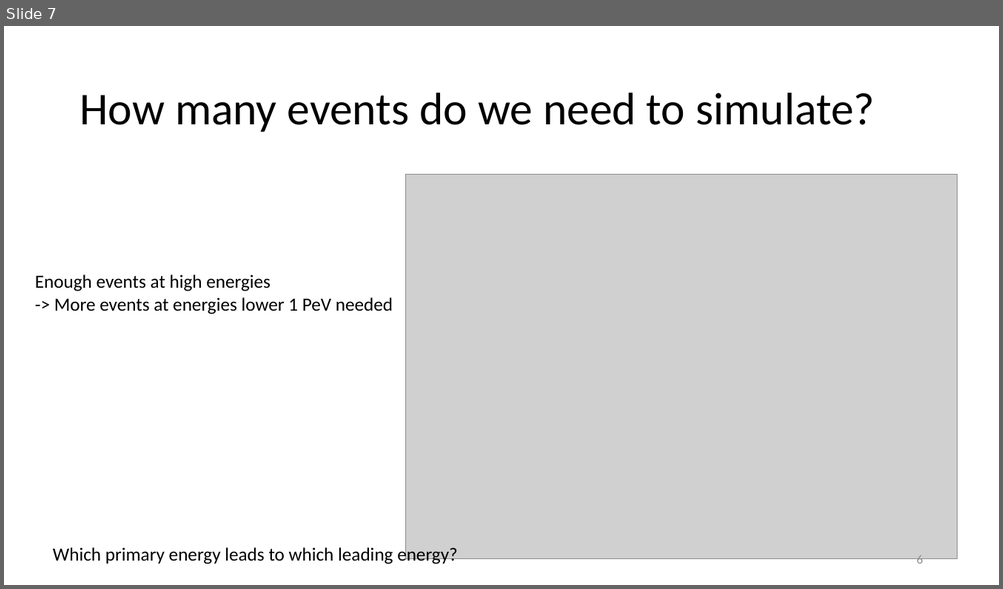
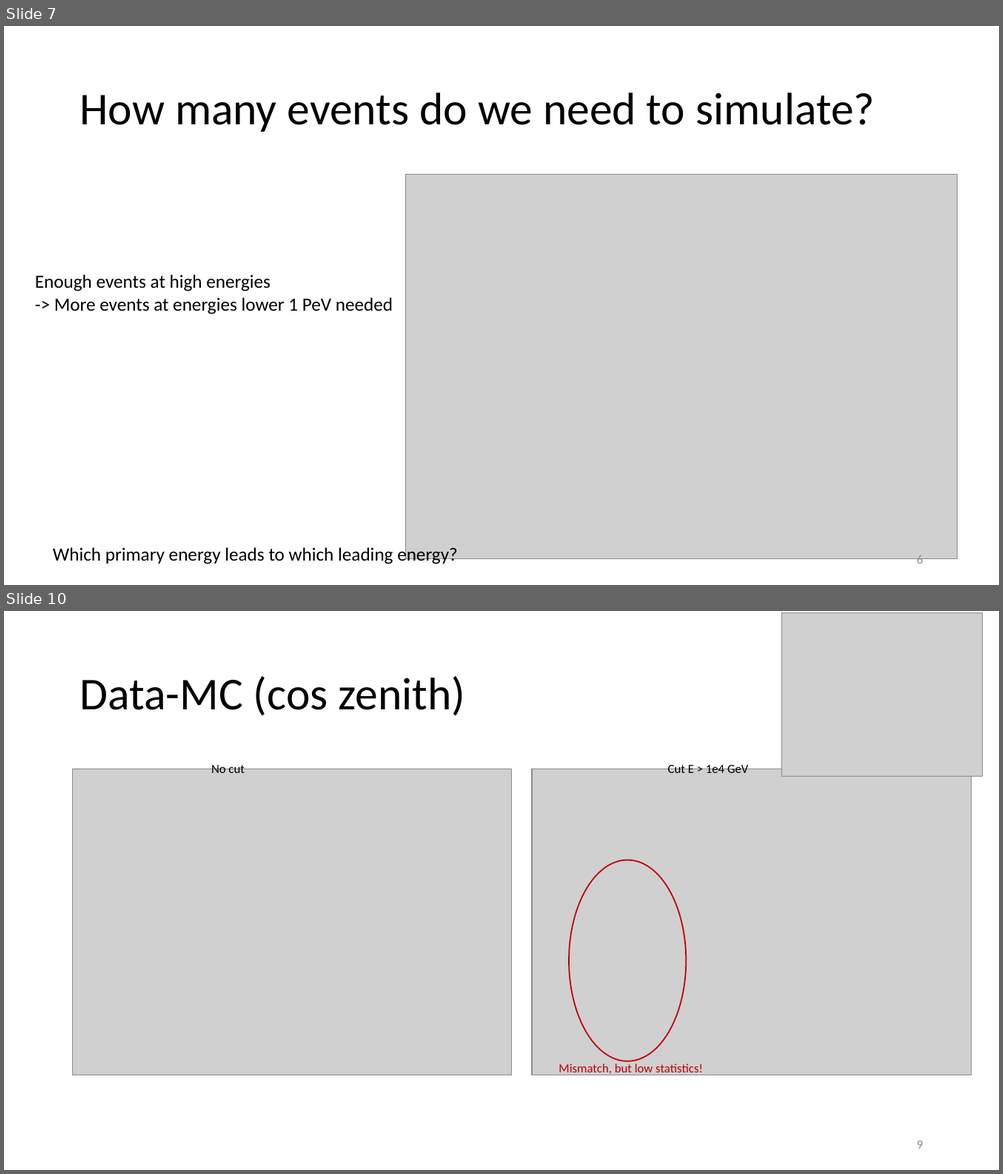
Before and after one commit to pascalgutjahr/presentations, a slide deck: cr_group/prompt_20230831.pptx. Shown one above the other, each under a label of ours: slide 7 before the commit, slides 7 and 10 after it; the slides between them are not shown. The pictures are 1003x589 and 1003x1174 pixels, drawn with LibreOffice and Linux fonts; fonts in the diff are those of the drawing; grey boxes stand for pictures. Boxes give left, top, right and bottom in pixels: in the first picture for what was removed or moved away, otherwise in the second. Text is boxed around its words. In the diff, an @@ line names an element or a change of style, - is before the commit and + after.

Commit message:
add data mc

```diff
--- a/cr_group/prompt_20230831.pptx
+++ b/cr_group/prompt_20230831.pptx
@@ slide 10 added at (x1=4, y1=611, x2=999, y2=1170), background #FFFFFF @@
@@ picture added at (x1=782, y1=612, x2=982, y2=776) @@
@@ title added at (x1=79, y1=676, x2=466, y2=716), 44 pt, text #000000 @@
+Data-MC (cos zenith)
@@ text added at (x1=211, y1=763, x2=244, y2=773), 12 pt, text #000000 @@
+No cut
@@ text added at (x1=668, y1=763, x2=748, y2=773), 12 pt, text #000000 @@
+Cut E > 1e4 GeV
@@ picture added at (x1=73, y1=769, x2=512, y2=1076) @@
@@ picture added at (x1=532, y1=769, x2=971, y2=1076) @@
@@ ellipse added at (x1=569, y1=860, x2=686, y2=1062), outline #C00000 1.25 pt @@
@@ text added at (x1=558, y1=1064, x2=703, y2=1076), 12 pt, text #C00000 @@
+Mismatch, but low statistics!
@@ page number added at (x1=916, y1=1141, x2=922, y2=1149), 12 pt, text #8C8C8C @@
+9
```
Also in this commit, not shown: 3 slides changed, 3 other slides added.
